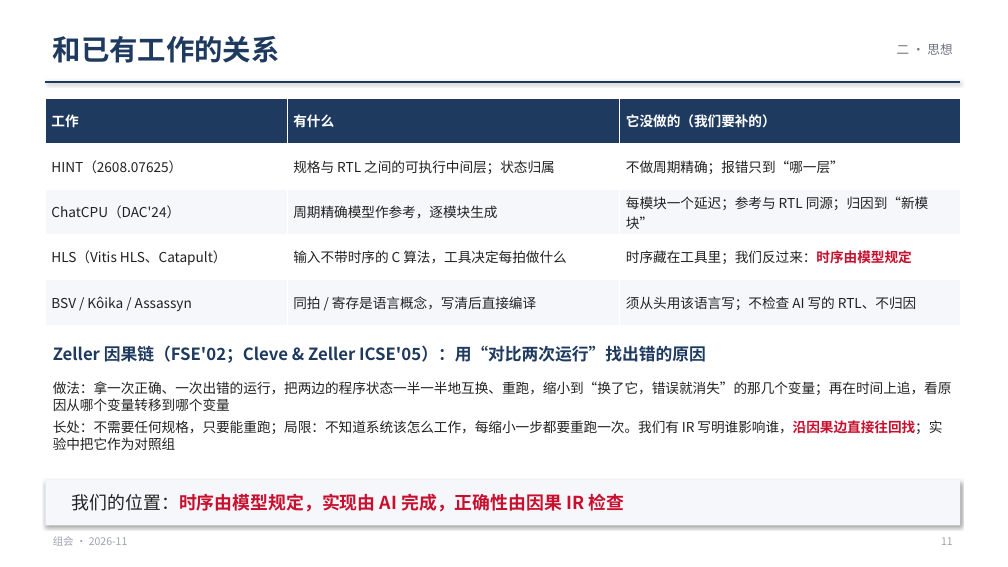
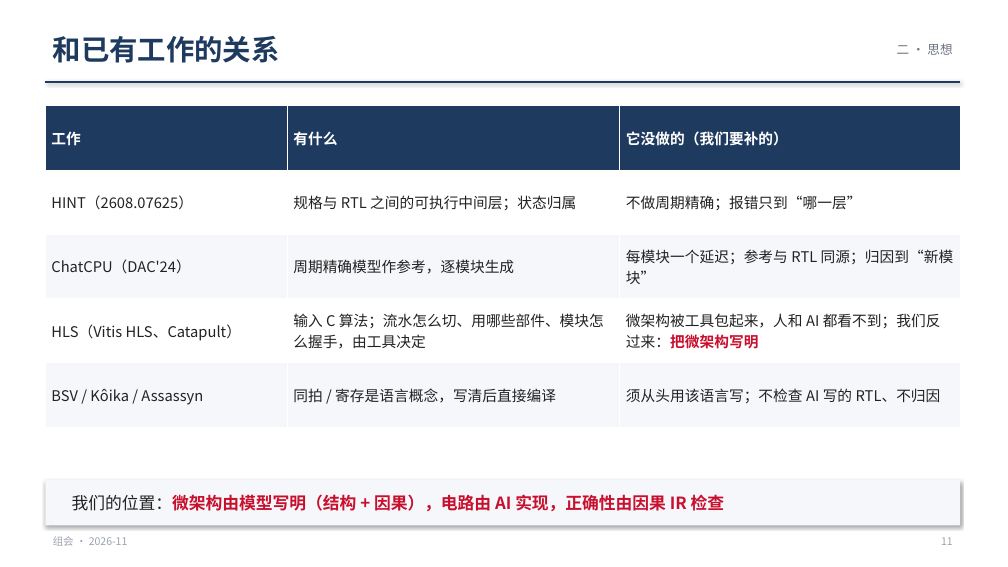
Before and after one commit to WHUDYF/PPT-generate, a slide deck: slide 11 of presentations/group_meeting_20261106/group_meeting_20261106.pptx. Drawn at 1008x567 pixels with LibreOffice and Linux fonts; fonts in the diff are those of the drawing. Boxes give left, top, right and bottom in pixels: in the first picture for what was removed or moved away, otherwise in the second. Text is boxed around its words. In the diff, an @@ line names an element or a change of style, - is before the commit and + after.

```diff
--- a/presentations/group_meeting_20261106/group_meeting_20261106.pptx
+++ b/presentations/group_meeting_20261106/group_meeting_20261106.pptx
@@ table at [45, 106, 960, 427] @@
-row 4, column 2: 输入不带时序的 C 算法，工具决定每拍做什么
+row 4, column 2: 输入 C 算法；流水怎么切、用哪些部件、模块怎么握手，由工具决定
-row 4, column 3: 时序藏在工具里；我们反过来：时序由模型规定
+row 4, column 3: 微架构被工具包起来，人和 AI 都看不到；我们反过来：把微架构写明
@@ size 13 to 14 pt in "工作", "有什么", "它没做的（我们要补的）", "HINT（2608.07625）" and 9 more places @@
@@ table: place and size @@
-table at [45, 98, 960, 325]
+table at [45, 106, 960, 427]
@@ text removed at [53, 345, 706, 363] @@
-Zeller 因果链（FSE'02；Cleve & Zeller ICSE'05）：用“对比两次运行”找出错的原因
@@ text removed at [53, 381, 952, 450] @@
-做法：拿一次正确、一次出错的运行，把两边的程序状态一半一半地互换、重跑，缩小到“换了它，错误就消失”的那几个变量；再在时间上追，看原因从哪个变量转移到哪个变量
-长处：不需要任何规格，只要能重跑；局限：不知道系统该怎么工作，每缩小一步都要重跑一次。我们有 IR 写明谁影响谁，沿因果边直接往回找；实验中把它作为对照组
@@ text at [72, 494, 725, 511]: text changed; size 17 to 16 pt @@
-我们的位置：时序由模型规定，实现由 AI 完成，正确性由因果 IR 检查
+我们的位置：微架构由模型写明（结构 + 因果），电路由 AI 实现，正确性由因果 IR 检查
```
Also in this commit, not shown: 4 other files.
